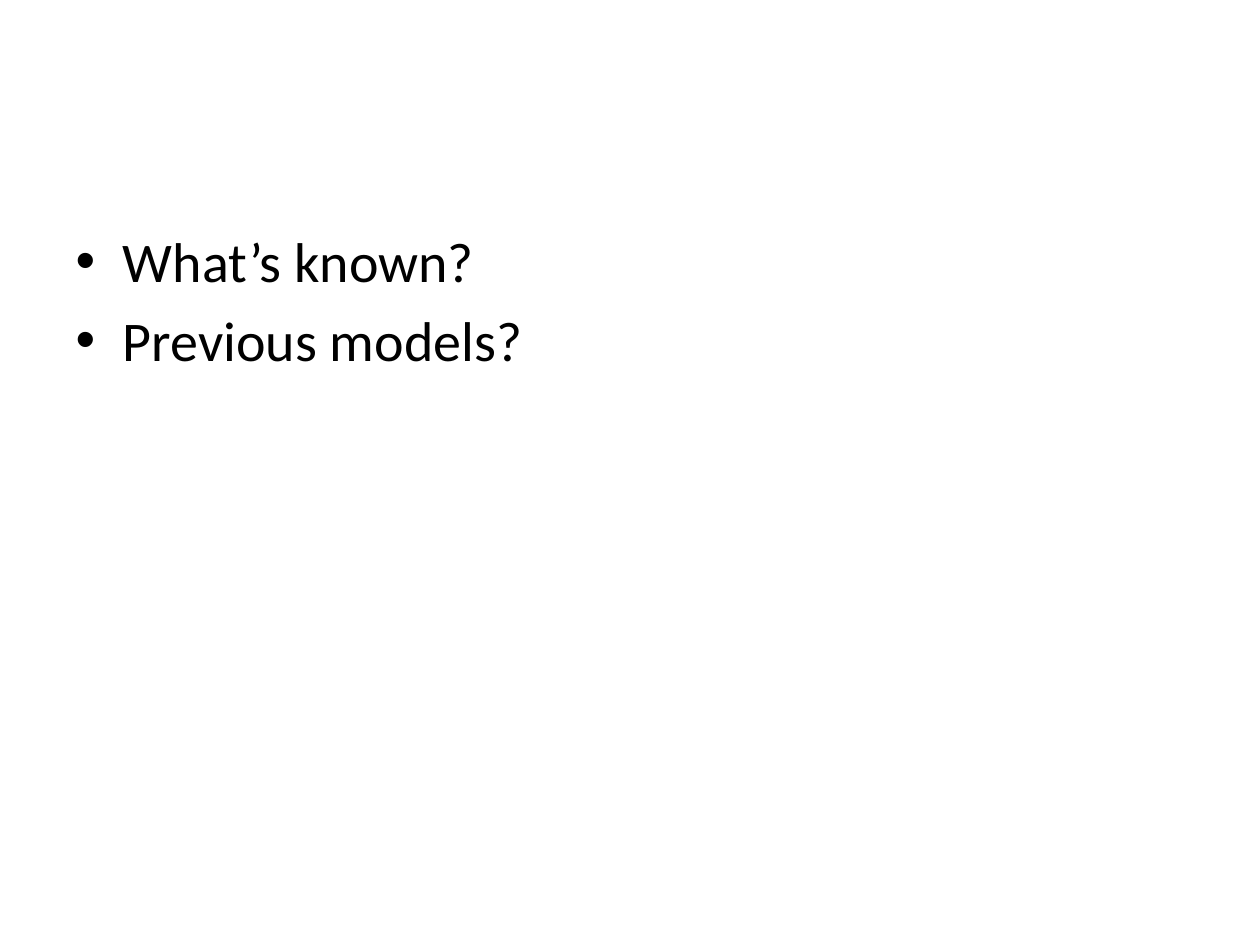
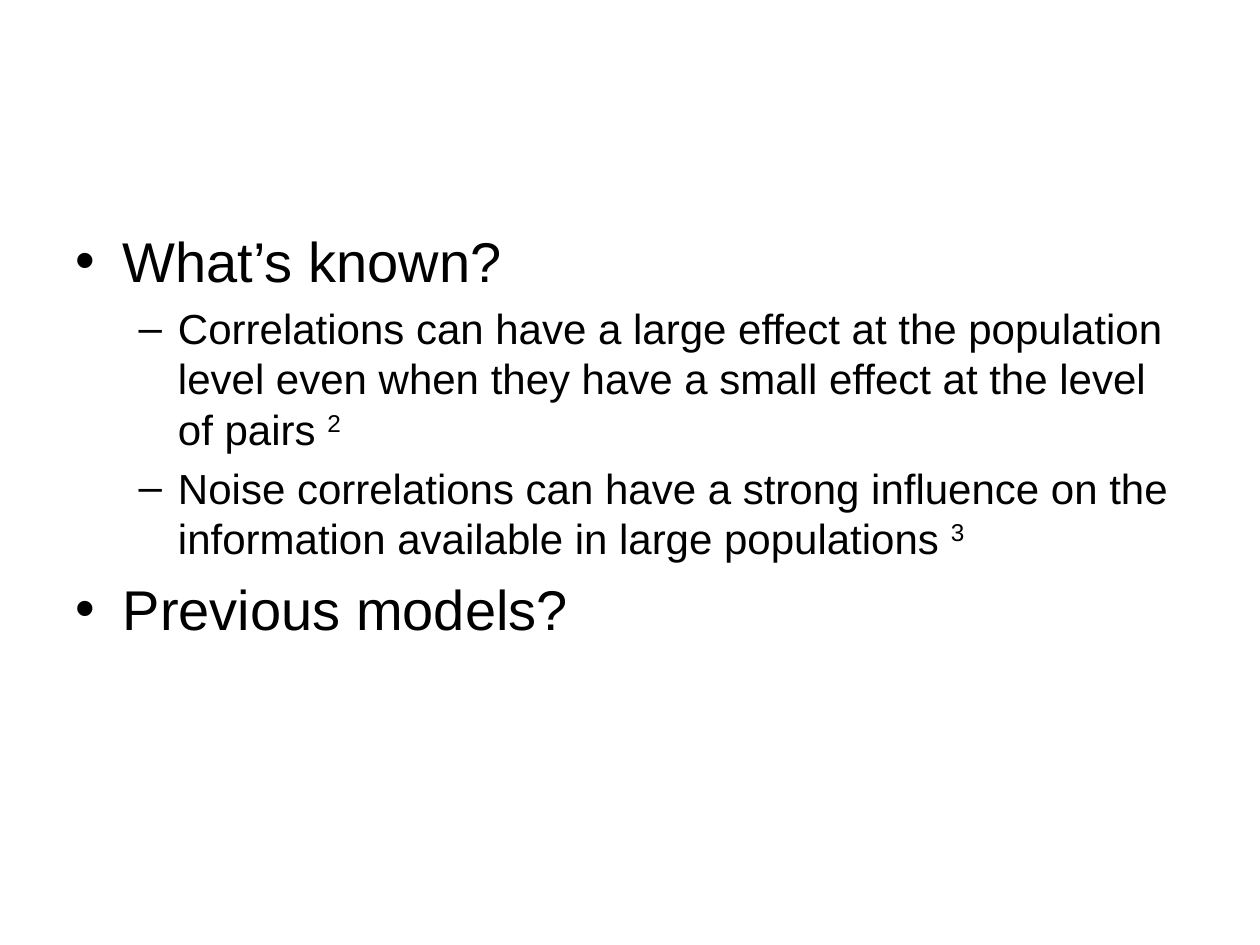
Before and after one commit to noah3695/CoSMo2018, a slide deck: slide 4 of CoSMO_GroupProjectPresentationTemplate2018.pptx. Drawn at 1260x945 pixels with LibreOffice and Linux fonts; fonts in the diff are those of the drawing; background and template pictures are left out. Boxes give left, top, right and bottom in pixels: in the first picture for what was removed or moved away, otherwise in the second. Text is boxed around its words. In the diff, an @@ line names an element or a change of style, - is before the commit and + after.

```diff
--- a/CoSMO_GroupProjectPresentationTemplate2018.pptx
+++ b/CoSMO_GroupProjectPresentationTemplate2018.pptx
@@ text at (x1=123, y1=241, x2=568, y2=631): font Calibri to Arial in "What’s known?", "Previous models?" @@
@@ text at (x1=178, y1=313, x2=1167, y2=562): paragraphs added @@
+  – Correlations can have a large effect at the population level even when they have a small effect at the level of pairs 2
+  – Noise correlations can have a strong influence on the information available in large populations 3
```
Also in this commit, not shown: 11 other slides changed, 2 slides added, 1 slide removed.
